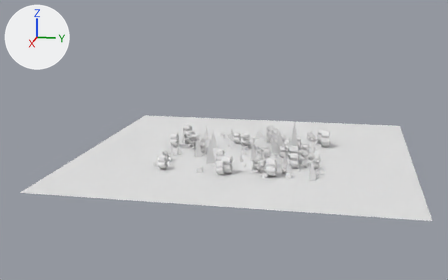
The OBJ model UltimateGL/scene4.obj, before and after one commit.
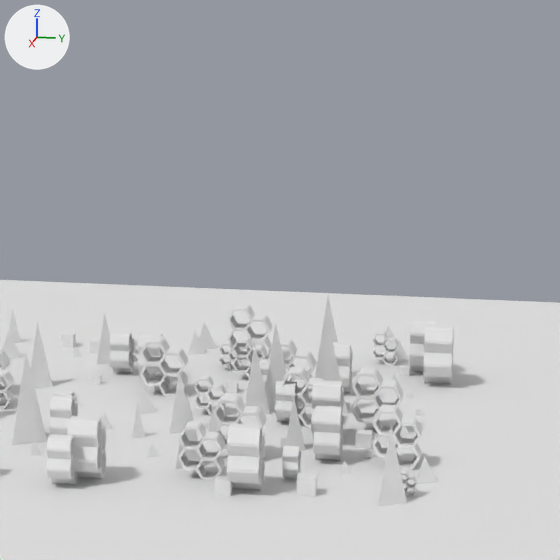
Old and new are each drawn whole from a camera (50 mm lens) standing at (149.4, 24.0, 40.4) and looking at (3.0, -5.2, 3.8) and again close up on the part from 45% to 80% of the width and 14% to 70% of the height. Arrows for +X, +Y and +Z are at upper left; the lights stay in place. Where no turn or scale is listed for an object, it has been applied to the vertices.

Names of what the first close-up shows: 'Cone.018_Cone.002', 'Cone.024_Cone.002', 'Plane', 'honeycomb.016_honeycomb.001', 'honeycomb.023_honeycomb', 'honeycomb.024_honeycomb.001', 'honeycomb.029_honeycomb', 'honeycomb.031_honeycomb', 'honeycomb.034_honeycomb.001', 'honeycomb.035_honeycomb', 'honeycomb.036_honeycomb.001', 'honeycomb.038_honeycomb.001'.
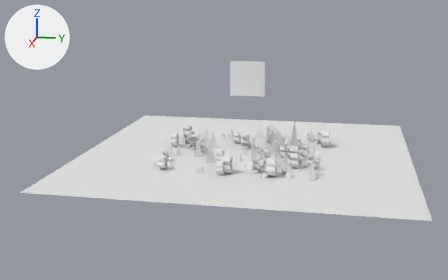
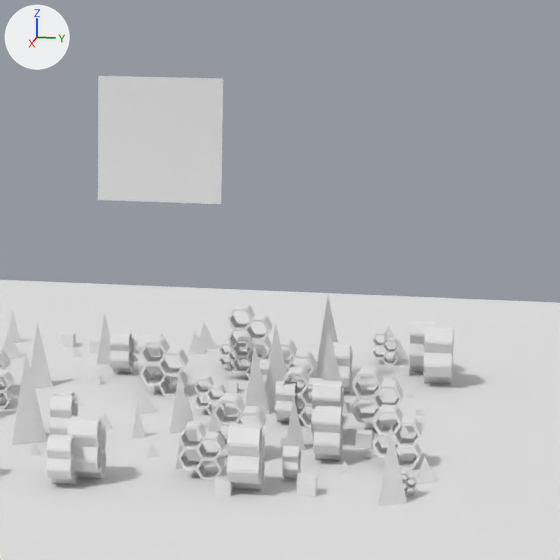
Changed parts and their boxes (x1, y1, x2, y2) in the close-ups (560 x 560 px):
'DebugQuad_Plane.001', added: after (98, 76, 223, 204)

The change, as a list of edits to the scene's bpy script:
```text
Add me_debugquad_plane_001:
    me_debugquad_plane_001.from_pydata([(0.0, -4.29, 23.02), (0.0, -4.29, 14.44), (0.0, 4.29, 23.02), (0.0, 4.29, 14.44)], [], [(0, 1, 3, 2)])
    me_debugquad_plane_001.materials.append(mat_none)  # white #e7e7e7
Add ob_debugquad_plane_001:
    ob_debugquad_plane_001 = bpy.data.objects.new('DebugQuad_Plane.001', me_debugquad_plane_001)
    ob_debugquad_plane_001.location = (0.0, 0.0, 0.0)
```
